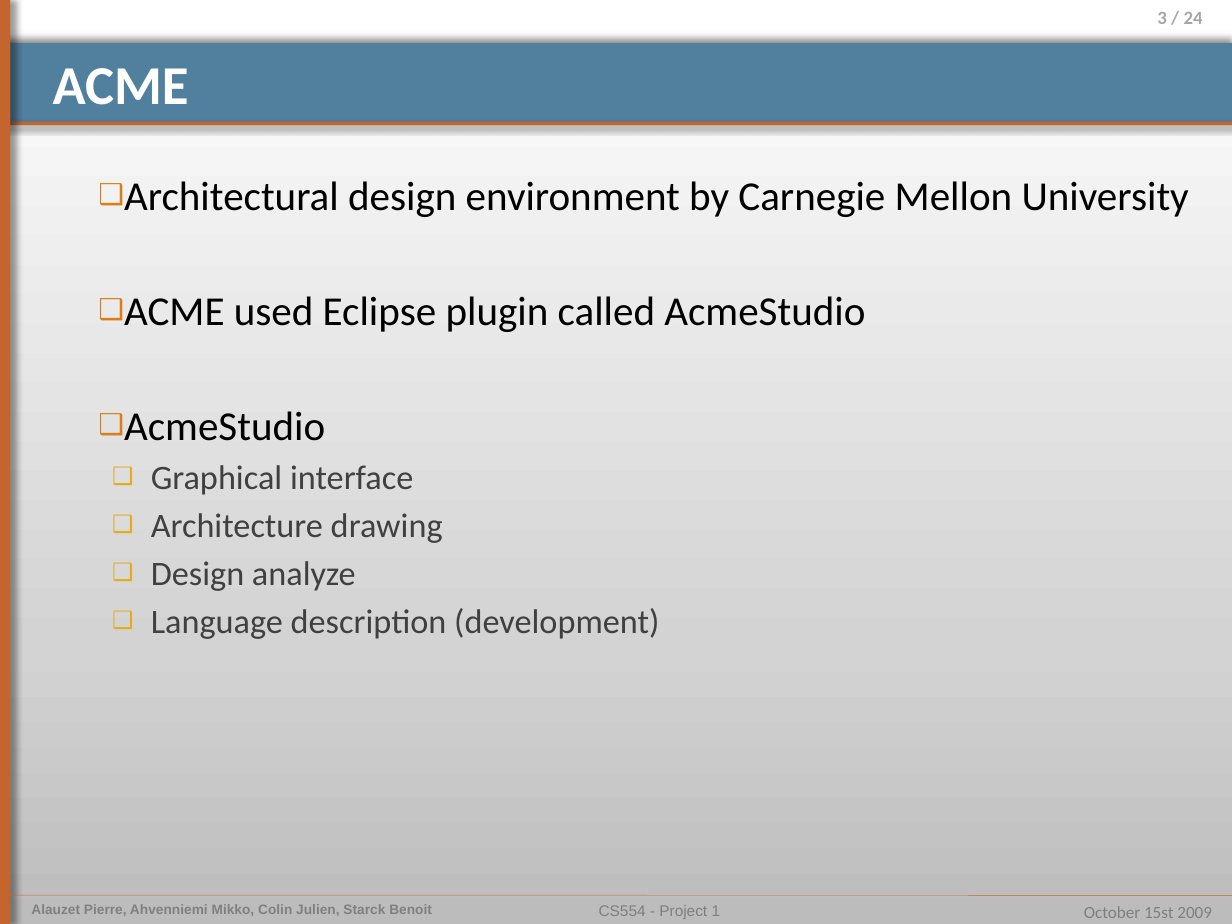
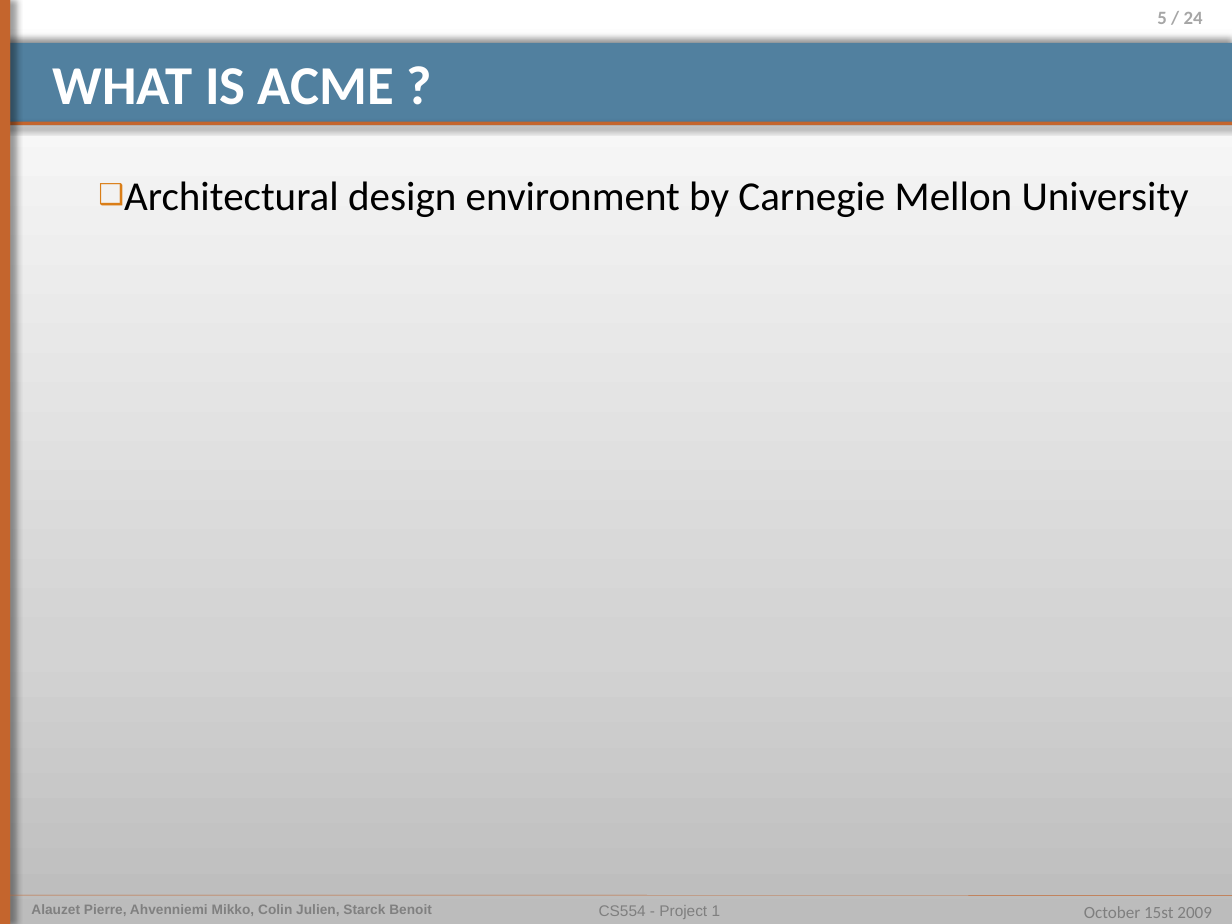
Before and after one commit to pierrealauzet/euroteam, a slide deck: slide 5 of Project 2/Part1/CS554_EuroTeam_Project2_OP4.pptx (slide 3 before the commit). Drawn at 1232x924 pixels with LibreOffice and Linux fonts; fonts in the diff are those of the drawing. Boxes give left, top, right and bottom in pixels: in the first picture for what was removed or moved away, otherwise in the second. Text is boxed around its words. In the diff, an @@ line names an element or a change of style, - is before the commit and + after.

```diff
--- a/Project 2/Part1/CS554_EuroTeam_Project2_OP4.pptx
+++ b/Project 2/Part1/CS554_EuroTeam_Project2_OP4.pptx
@@ page number at [1157, 12, 1203, 24]: text changed @@
-3 / 24
+5 / 24
@@ title at [53, 68, 394, 105]: text changed @@
-ACME
+WHAT IS ACME ?
@@ text at [124, 296, 865, 639]: paragraphs removed @@
-❑ ACME used Eclipse plugin called AcmeStudio
-❑ AcmeStudio
-  ❑ Graphical interface
-  ❑ Architecture drawing
-  ❑ Design analyze
-  ❑ Language description (development)
```
Also in this commit, not shown: 3 other slides changed, 16 slides added, 2 slides removed, 5 other files.
